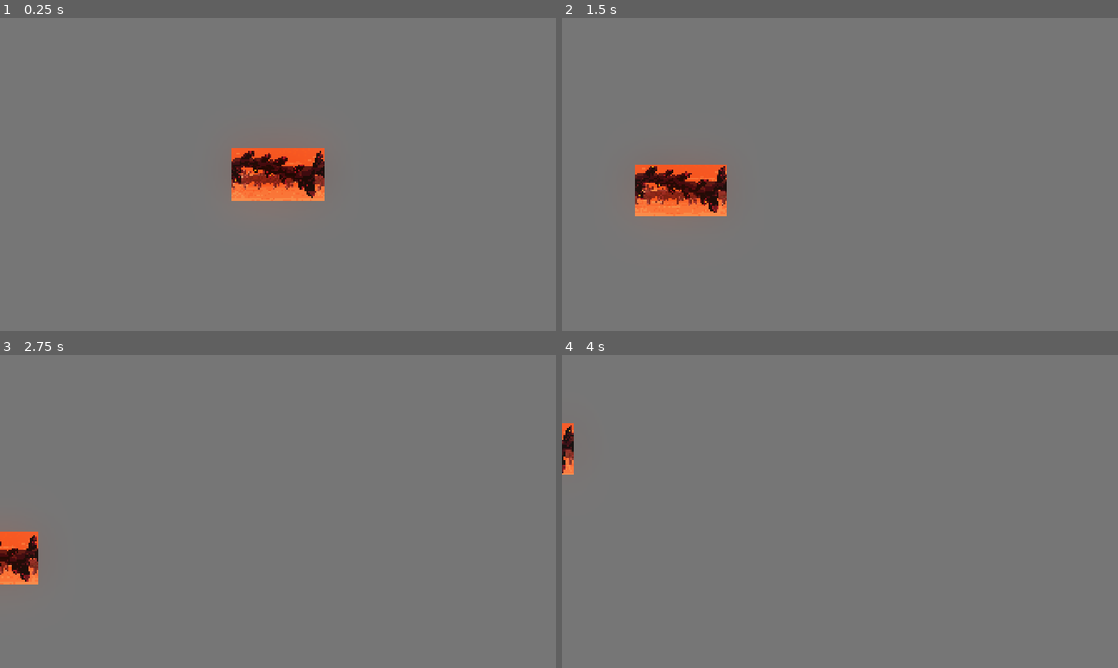
Above: before the commit, frames 1-4 (two rows, left to right).
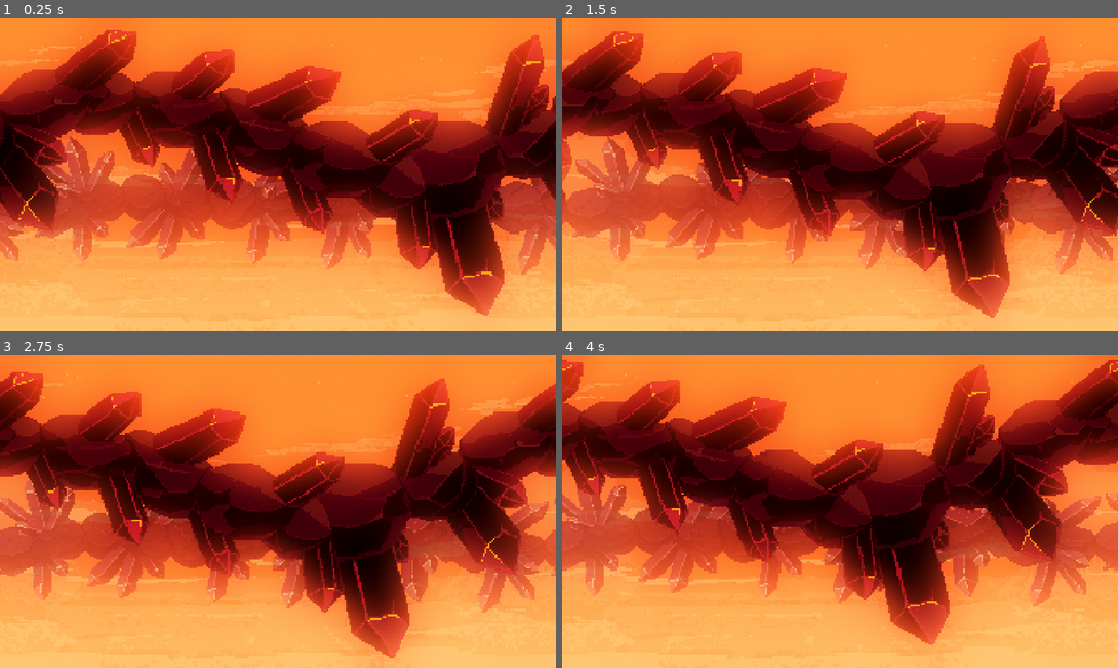
Above: after the commit, the same moments.

Repository: WMsans/celeste-background-rendering
Game: Godot game, scene res://scenes/main.tscn
The game is run twice, just before and just after one commit, with the same random seed, the same clock (stepped at 60 frames per second) and the same inputs.
Inputs (mouse positions are in pixels of both pictures, inside the frame that each line leads up to):
- Up to frame 1 (0.25 s): no input
- Up to frame 2 (1.5 s): tap Enter at 0.5 s; move the mouse to (962, 158) at 0.52 s; hold Right (ui_right) 0.53-1.25 s; click (962, 158) at 0.67 s; drag from (728, 190) to (812, 237) at 1.27 s
- Up to frame 3 (2.75 s): tap Space at 2 s; move the mouse to (333, 442) at 2.02 s; hold Right (ui_right) from 2.03 s (still down); click (333, 442) at 2.17 s
- Up to frame 4 (4 s): release Right (ui_right) at 2.75 s; drag from (812, 574) to (673, 464) at 2.77 s; tap Enter at 3.5 s; move the mouse to (1006, 558) at 3.52 s; hold Left (ui_left) from 3.53 s (still down); click (1006, 558) at 3.67 s

The runs differ from the first frame. In frame 1, 99% of the frame differs, in the area x 0-100%, y 0-100%; in frame 2, 100%; in frame 3, 100%; in frame 4, 100%.

Commit message:
feat: parallax sprites

Diff:
--- a/scenes/main.tscn
+++ b/scenes/main.tscn
@@ -1,6 +1,7 @@
 [gd_scene format=3 uid="uid://c4uno7gop6b3f"]
 
-[ext_resource type="Script" uid="uid://4mbkfl2ocw71" path="res://scripts/camera_scroll.gd" id="1_script"]
+[ext_resource type="Script" uid="uid://bknf4wv5tp3ph" path="res://scripts/pixel_camera.gd" id="1_camera"]
+[ext_resource type="Script" uid="uid://cygy137xr6ex0" path="res://scripts/parallax_sprite.gd" id="2_parallax"]
 [ext_resource type="Texture2D" uid="uid://b18rfou40rc52" path="res://textures/parallax_pixelperfect/bg0_00002_.png" id="5_bg0"]
 [ext_resource type="Texture2D" uid="uid://dcl5b4nohj8f4" path="res://textures/parallax_pixelperfect/bg1_00002_.png" id="6_bg1"]
 [ext_resource type="Texture2D" uid="uid://by7jv2d5fdjca" path="res://textures/parallax_pixelperfect/bg2_00002_.png" id="7_bg2"]
@@ -10,12 +11,12 @@
 tonemap_mode = 2
 glow_enabled = true
 glow_intensity = 3.0
-glow_bloom = 0.1
+glow_bloom = 0.4
 
 [node name="Main" type="Node2D" unique_id=1188514119]
-script = ExtResource("1_script")
 
 [node name="Camera2D" type="Camera2D" parent="." unique_id=1783214974]
+script = ExtResource("1_camera")
 
 [node name="WorldEnvironment" type="WorldEnvironment" parent="." unique_id=269647969]
 environment = SubResource("Environment_w5pmr")
@@ -24,11 +25,17 @@
 
 [node name="Sky" type="Sprite2D" parent="Bg" unique_id=1667895124]
 texture = ExtResource("5_bg0")
+script = ExtResource("2_parallax")
+scroll_scale = Vector2(0.05, 0)
 
 [node name="Mid" type="Sprite2D" parent="Bg" unique_id=340196969]
 modulate = Color(1, 1, 1, 0.7058824)
 position = Vector2(0, 20)
 texture = ExtResource("6_bg1")
+script = ExtResource("2_parallax")
+scroll_scale = Vector2(0.15, 0.05)
 
 [node name="Near" type="Sprite2D" parent="Bg" unique_id=717980658]
 texture = ExtResource("7_bg2")
+script = ExtResource("2_parallax")
+scroll_scale = Vector2(0.35, 0.12)
--- a/scripts/camera_scroll.gd
+++ /dev/null
@@ -1,32 +0,0 @@
-extends Node2D
-
-## Feeds the active camera's pan to the backdrop shaders.
-## Arrow keys / left-drag move the camera; both are demo scaffolding.
-
-@export var pan_speed := 900.0
-
-@onready var camera: Camera2D = $Camera2D
-
-var _dragging := false
-
-
-func _ready() -> void:
-	_push_pan()
-
-
-func _process(delta: float) -> void:
-	var dir := Input.get_vector("ui_left", "ui_right", "ui_up", "ui_down")
-	if dir != Vector2.ZERO:
-		camera.position += dir * pan_speed * delta
-	_push_pan()
-
-
-func _unhandled_input(event: InputEvent) -> void:
-	if event is InputEventMouseButton and event.button_index == MOUSE_BUTTON_LEFT:
-		_dragging = event.pressed
-	elif event is InputEventMouseMotion and _dragging:
-		camera.position -= event.relative
-
-
-func _push_pan() -> void:
-	RenderingServer.global_shader_parameter_set("camera_pan", camera.global_position)
--- /dev/null
+++ b/scripts/parallax_sprite.gd
@@ -0,0 +1,40 @@
+class_name ParallaxSprite
+extends Sprite2D
+
+## Parallax backdrop layer that tiles horizontally and stays on the art grid.
+## scroll_scale 0 pins the layer to the screen; 1 moves it with the world.
+
+@export var scroll_scale := Vector2(0.25, 0.1)
+## Copies drawn on each side; 2 covers views up to 5 texture widths.
+@export var repeat_times := 2
+
+var _origin := Vector2.ZERO
+
+
+func _ready() -> void:
+	_origin = position
+	var width := _width()
+	for i in range(-repeat_times, repeat_times + 1):
+		if i == 0:
+			continue
+		var copy := Sprite2D.new()
+		copy.texture = texture
+		copy.centered = centered
+		copy.use_parent_material = true
+		copy.position = Vector2(i * width, 0.0)
+		add_child(copy)
+
+
+func _process(_delta: float) -> void:
+	var camera := get_viewport().get_camera_2d()
+	if camera == null:
+		return
+	var cam := camera.global_position
+	var pos := _origin + cam * (Vector2.ONE - scroll_scale)
+	var width := _width()
+	pos.x += width * roundf((cam.x - pos.x) / width)
+	position = pos.round()
+
+
+func _width() -> float:
+	return texture.get_width() * scale.x
--- /dev/null
+++ b/scripts/pixel_camera.gd
@@ -0,0 +1,67 @@
+class_name PixelCamera
+extends Camera2D
+
+## Pixel-perfect camera: zooms by a whole number so the 320x180 art fills the
+## window, and snaps to whole art pixels so texels never shimmer.
+## Arrow keys / left-drag pan freely; set `target` to follow a node instead.
+
+@export var art_size := Vector2i(320, 180)
+@export var target: Node2D
+@export var follow_speed := 8.0
+## Pan speed in art pixels per second.
+@export var pan_speed := 150.0
+@export var pan_acceleration := 900.0
+## Clamp for the camera centre in world units; a zero-size rect means unbounded.
+@export var bounds := Rect2()
+
+## Unsnapped centre; `position` is this rounded to the art grid.
+var exact := Vector2.ZERO
+
+var _velocity := Vector2.ZERO
+var _dragging := false
+
+
+func _ready() -> void:
+	process_priority = -10
+	exact = position
+	get_viewport().size_changed.connect(_fit_zoom)
+	_fit_zoom()
+	_apply()
+
+
+func _process(delta: float) -> void:
+	if target:
+		exact = exact.lerp(target.global_position, 1.0 - exp(-follow_speed * delta))
+	else:
+		var dir := Input.get_vector("ui_left", "ui_right", "ui_up", "ui_down")
+		_velocity = _velocity.move_toward(dir * pan_speed, pan_acceleration * delta)
+		exact += _velocity * delta
+	_apply()
+
+
+func _unhandled_input(event: InputEvent) -> void:
+	if event is InputEventMouseButton and event.button_index == MOUSE_BUTTON_LEFT:
+		_dragging = event.pressed
+	elif event is InputEventMouseMotion and _dragging and not target:
+		exact -= event.relative / zoom
+		_velocity = Vector2.ZERO
+
+
+## Jumps straight to `pos` with no easing.
+func teleport(pos: Vector2) -> void:
+	exact = pos
+	_velocity = Vector2.ZERO
+	_apply()
+
+
+func _apply() -> void:
+	if bounds.has_area():
+		exact = exact.clamp(bounds.position, bounds.end)
+	position = exact.round()
+	RenderingServer.global_shader_parameter_set("camera_pan", position)
+
+
+func _fit_zoom() -> void:
+	var view := get_viewport_rect().size
+	var factor := floorf(minf(view.x / art_size.x, view.y / art_size.y))
+	zoom = Vector2.ONE * maxf(factor, 1.0)
--- a/tests/capture.gd
+++ b/tests/capture.gd
@@ -36,6 +36,8 @@
 	_viewport = SubViewport.new()
 	_viewport.size = Vector2i(1920, 1080)
 	_viewport.render_target_update_mode = SubViewport.UPDATE_ALWAYS
+	# A fresh SubViewport filters linearly; match the project's nearest default.
+	_viewport.canvas_item_default_texture_filter = Viewport.DEFAULT_CANVAS_ITEM_TEXTURE_FILTER_NEAREST
 	root.add_child(_viewport)
 	_scene = load("res://scenes/main.tscn").instantiate()
 	_viewport.add_child(_scene)
@@ -62,5 +64,4 @@
 
 func _apply() -> void:
 	var pan: Vector2 = _shots[_index].pan
-	(_scene.get_node("Camera2D") as Camera2D).position = pan
-	RenderingServer.global_shader_parameter_set("camera_pan", pan)
+	(_scene.get_node("Camera2D") as PixelCamera).teleport(pan)
Not shown, removed: scripts/camera_scroll.gd.uid
Not shown, added: scripts/parallax_sprite.gd.uid
Not shown, added: scripts/pixel_camera.gd.uid
